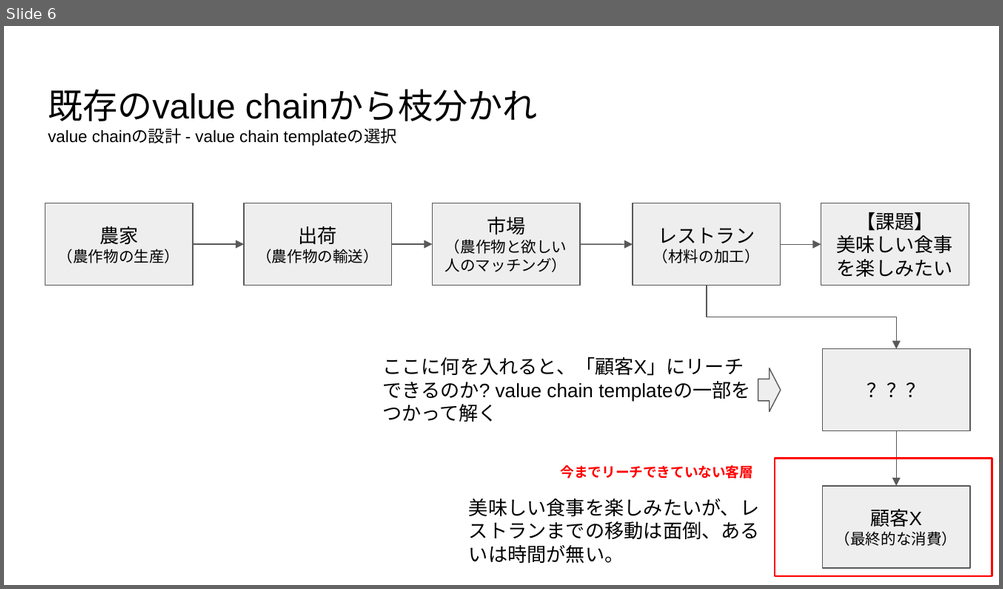
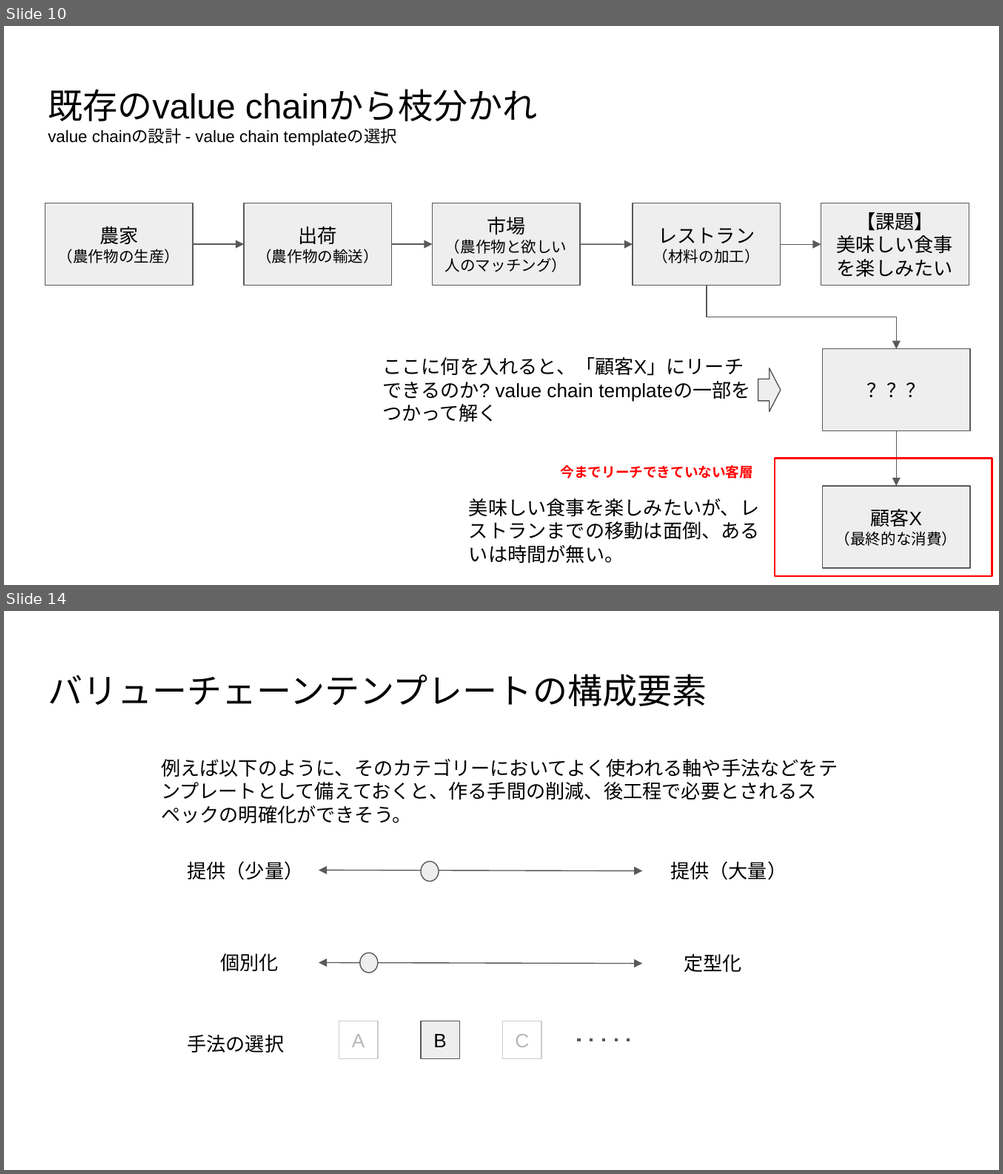
Before and after one commit to urashin/self-organized-value-chain, a slide deck: docs/base-idea/self-organizing-value-chain.pptx. Shown one above the other, each under a label of ours: slide 6 before the commit, slides 10 and 14 after it; the slides between them are not shown. The pictures are 1003x589 and 1003x1174 pixels, drawn with LibreOffice and Linux fonts; fonts in the diff are those of the drawing. Boxes give left, top, right and bottom in pixels: in the first picture for what was removed or moved away, otherwise in the second. Text is boxed around its words. In the diff, an @@ line names an element or a change of style, - is before the commit and + after.

```diff
--- a/docs/base-idea/self-organizing-value-chain.pptx
+++ b/docs/base-idea/self-organizing-value-chain.pptx
@@ slide 14 added at [4,611,999,1170], background #FFFFFF @@
@@ title added at [48,674,706,706], 25.2 pt, text #000000 @@
+バリューチェーンテンプレートの構成要素
@@ text added at [161,759,837,823], 14 pt, text #000000 @@
+例えば以下のように、そのカテゴリーにおいてよく使われる軸や手法などをテンプレートとして備えておくと、作る手間の削減、後工程で必要とされるスペックの明確化ができそう。
@@ text added at [187,861,303,880], 14 pt, text #000000 @@
+提供（少量）
@@ double arrow added from (318, 871) to (643, 871), #595959 0.75 pt @@
@@ ellipse added at [421,862,438,882], fill #EEEEEE, outline #595959 0.75 pt @@
@@ text added at [670,861,786,880], 14 pt, text #000000 @@
+提供（大量）
@@ text added at [220,954,279,971], 14 pt, text #000000 @@
+個別化
@@ double arrow added from (318, 963) to (643, 964), #595959 0.75 pt @@
@@ ellipse added at [360,953,378,973], fill #EEEEEE, outline #595959 0.75 pt @@
@@ text added at [683,954,741,972], 14 pt, text #000000 @@
+定型化
@@ rectangle added at [339,1022,378,1059], fill #FFFFFF, outline #CCCCCC 0.75 pt, 14 pt, text #B7B7B7 @@
+A
@@ rectangle added at [421,1022,460,1059], fill #EEEEEE, outline #595959 0.75 pt, 14 pt, text #000000 @@
+B
@@ rectangle added at [502,1022,541,1059], fill #FFFFFF, outline #CCCCCC 0.75 pt, 14 pt, text #B7B7B7 @@
+C
@@ text added at [187,1035,284,1053], 14 pt, text #000000 @@
+手法の選択
@@ line added from (577, 1041) to (632, 1041), #595959 2.25 pt dashed @@
@@ what was slide 6 is now slide 10 @@
```
Also in this commit, not shown: 5 slides changed, 5 other slides added, 1 other file.
